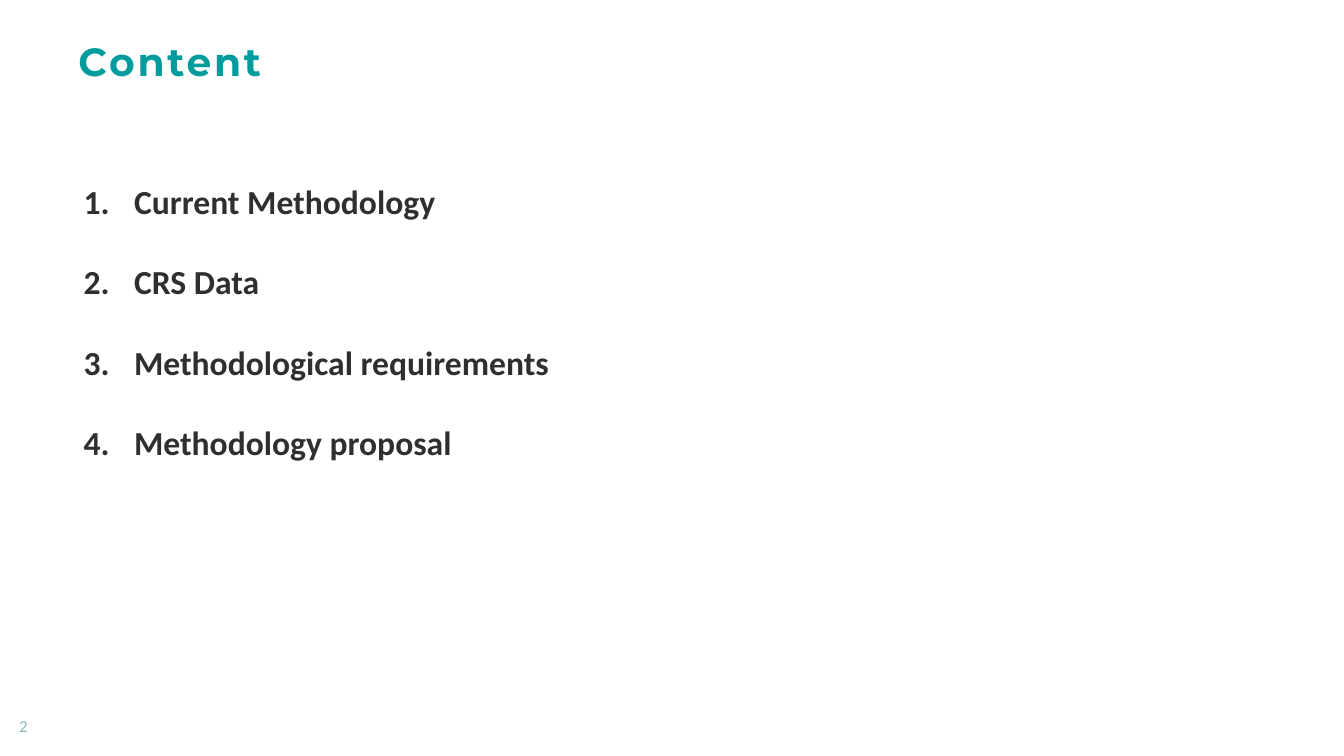
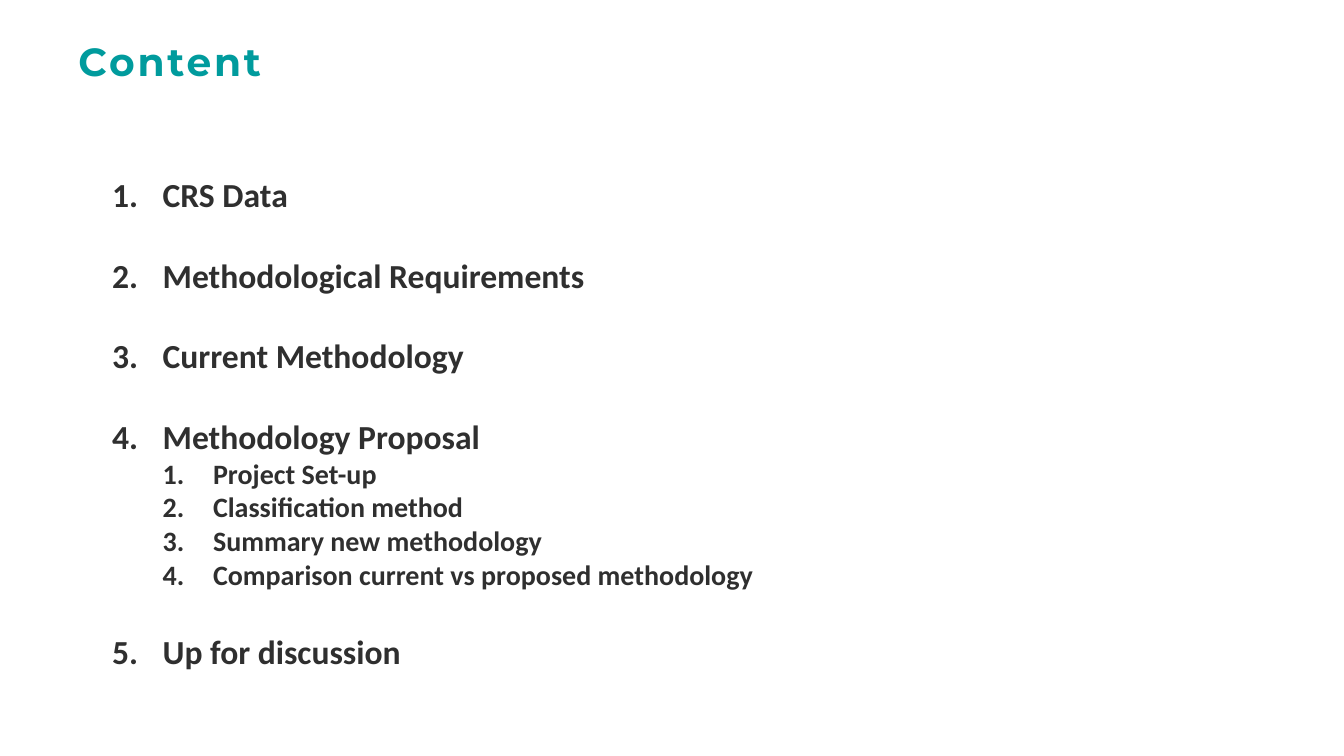
Before and after one commit to PARIS21-DATA/PRESS, a slide deck: slide 2 of docs/Press_methodology_modernization_proposal.pptx. Drawn at 1344x756 pixels with LibreOffice and Linux fonts; fonts in the diff are those of the drawing; background and template pictures are left out. Boxes give left, top, right and bottom in pixels: in the first picture for what was removed or moved away, otherwise in the second. Text is boxed around its words. In the diff, an @@ line names an element or a change of style, - is before the commit and + after.

```diff
--- a/docs/Press_methodology_modernization_proposal.pptx
+++ b/docs/Press_methodology_modernization_proposal.pptx
@@ text "CRS Data": place and size @@
-text "CRS Data" at (134, 190, 549, 461)
+text "CRS Data" at (163, 185, 753, 670)
@@ text at (163, 185, 584, 294): paragraphs added @@
+1. CRS Data
+2. Methodological Requirements
@@ text at (163, 425, 753, 670): text changed; size 24 to 20 pt @@
-2. CRS Data
-3. Methodological requirements
-4. Methodology proposal
+4. Methodology Proposal
+  1. Project Set-up
+  2. Classification method
+  3. Summary new methodology
+  4. Comparison current vs proposed methodology
+5. Up for discussion
@@ text removed at (19, 721, 27, 732) @@
-2
```
Also in this commit, not shown: 3 other slides changed, 17 slides added, 4 slides removed, 32 other files.
